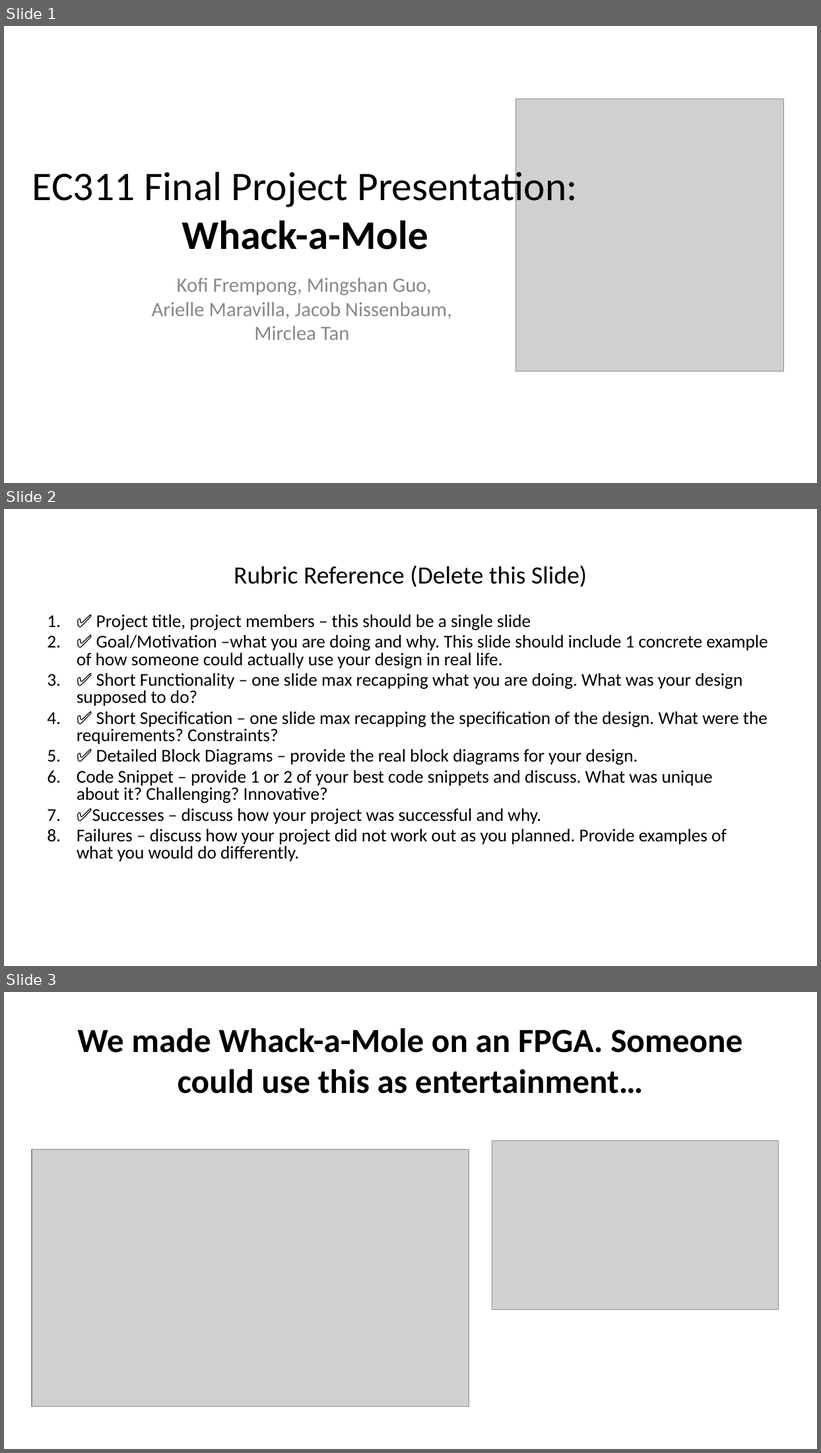
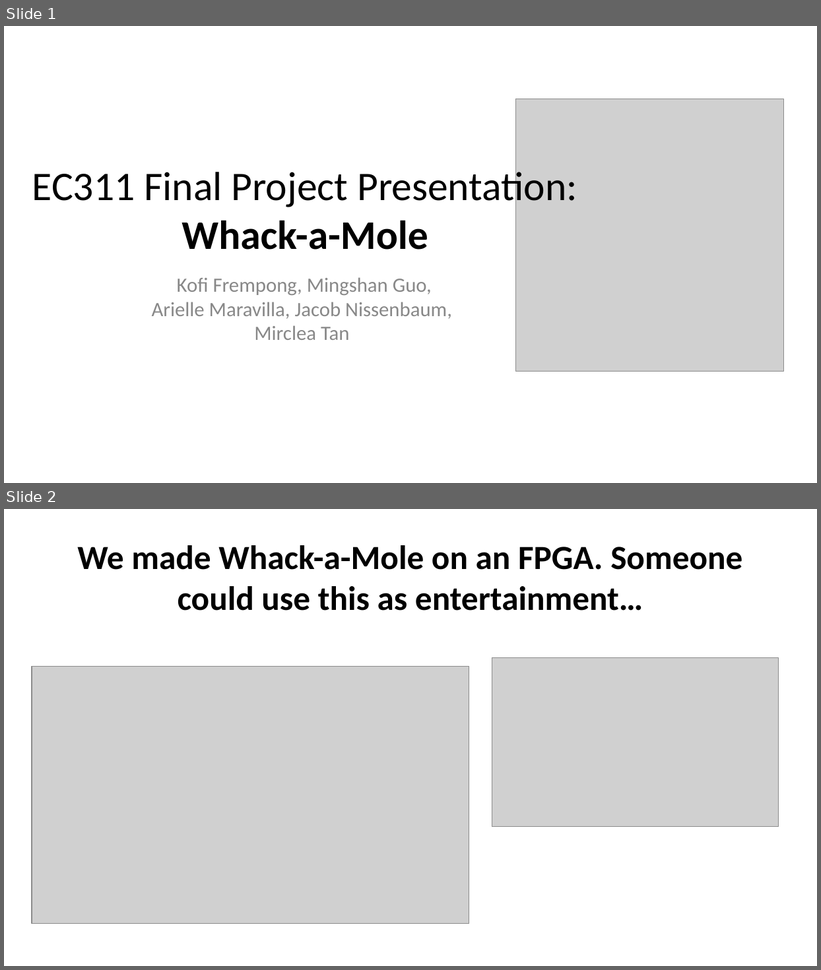
Before and after one commit to jniss1/EC-311-Project-, a slide deck: EC311 Final Project Presentation.pptx. Shown one above the other, each under a label of ours: slides 1, 2 and 3 before the commit, slides 1 and 2 after it. The pictures are 821x1453 and 821x970 pixels, drawn with LibreOffice and Linux fonts; fonts in the diff are those of the drawing; grey boxes stand for pictures. Boxes give left, top, right and bottom in pixels: in the first picture for what was removed or moved away, otherwise in the second. Text is boxed around its words. In the diff, an @@ line names an element or a change of style, - is before the commit and + after.

Commit message:
deleted rubric slide

```diff
--- a/EC311 Final Project Presentation.pptx
+++ b/EC311 Final Project Presentation.pptx
@@ slide 2 removed at [4,509,817,966], background #FFFFFF @@
@@ title removed at [234,565,587,587] @@
-Rubric Reference (Delete this Slide)
@@ text removed at [77,615,768,862] @@
-1. ✅ Project title, project members – this should be a single slide
-2. ✅ Goal/Motivation –what you are doing and why. This slide should include 1 concrete example
-   of how someone could actually use your design in real life.
-3. ✅ Short Functionality – one slide max recapping what you are doing. What was your design
-   supposed to do?
-4. ✅ Short Specification – one slide max recapping the specification of the design. What were the
-   requirements? Constraints?
-5. ✅ Detailed Block Diagrams – provide the real block diagrams for your design.
-6. Code Snippet – provide 1 or 2 of your best code snippets and discuss. What was unique
-   about it? Challenging? Innovative?
-7. ✅Successes – discuss how your project was successful and why.
-8. Failures – discuss how your project did not work out as you planned. Provide examples of
-   what you would do differently.
@@ what was slide 3 is now slide 2 @@
```
Also in this commit, not shown: 2 other files.
